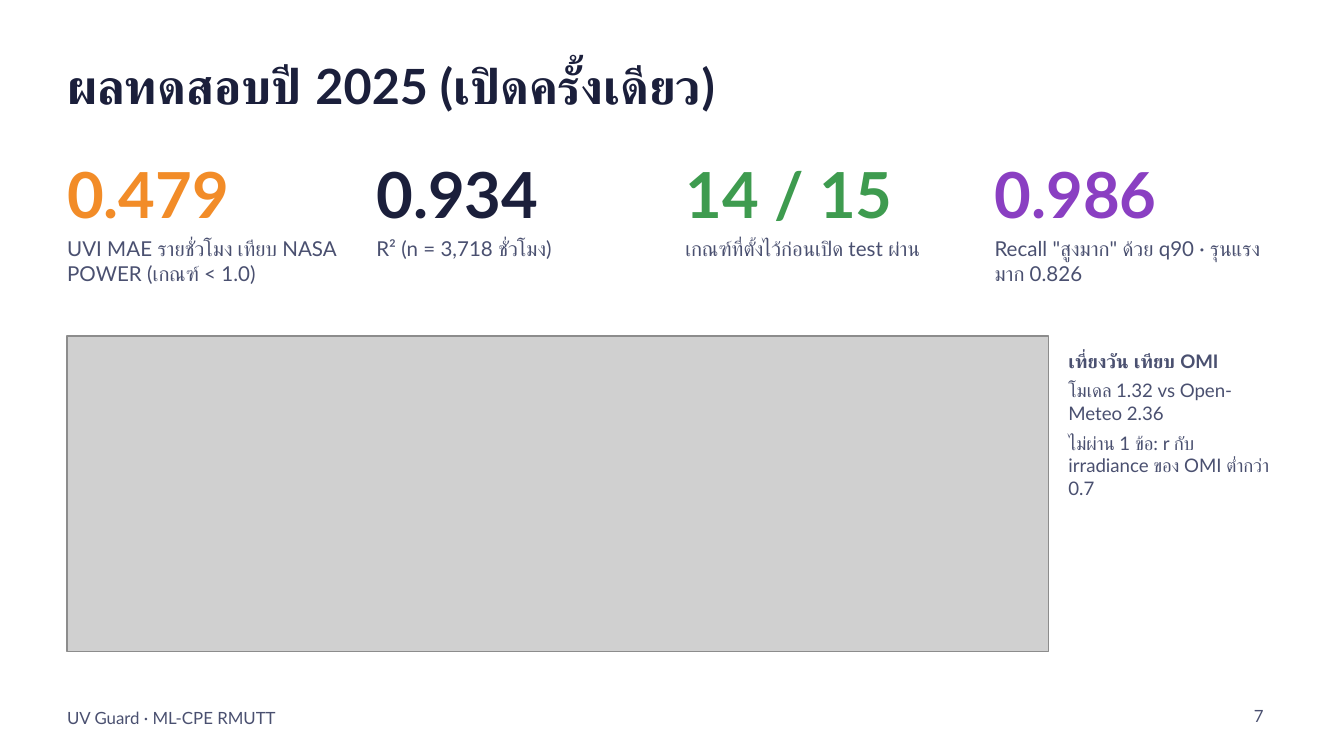
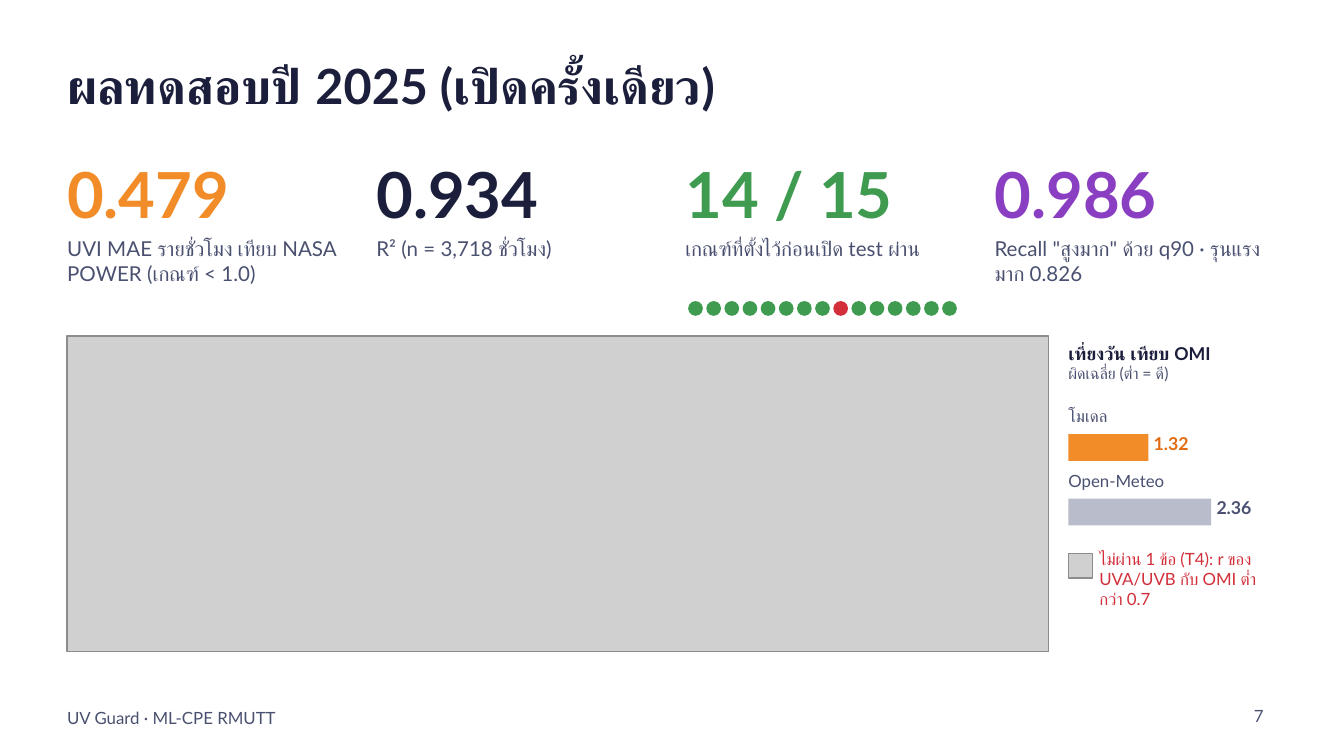
Before and after one commit to Folktom04/ML-CPE, a slide deck: slide 7 of Final-Project/docs/uv_guard_presentation.pptx. Drawn at 1344x756 pixels with LibreOffice and Linux fonts; fonts in the diff are those of the drawing; grey boxes stand for pictures. Boxes give left, top, right and bottom in pixels: in the first picture for what was removed or moved away, otherwise in the second. Text is boxed around its words. In the diff, an @@ line names an element or a change of style, - is before the commit and + after.

```diff
--- a/Final-Project/docs/uv_guard_presentation.pptx
+++ b/Final-Project/docs/uv_guard_presentation.pptx
@@ ellipse added at (x1=688, y1=301, x2=703, y2=316), fill #3E9B4F @@
@@ ellipse added at (x1=706, y1=301, x2=720, y2=316), fill #3E9B4F @@
@@ ellipse added at (x1=724, y1=301, x2=739, y2=316), fill #3E9B4F @@
@@ ellipse added at (x1=743, y1=301, x2=758, y2=316), fill #3E9B4F @@
@@ ellipse added at (x1=761, y1=301, x2=775, y2=316), fill #3E9B4F @@
@@ ellipse added at (x1=778, y1=301, x2=793, y2=316), fill #3E9B4F @@
@@ ellipse added at (x1=797, y1=301, x2=812, y2=316), fill #3E9B4F @@
@@ ellipse added at (x1=816, y1=301, x2=831, y2=316), fill #3E9B4F @@
@@ ellipse added at (x1=833, y1=301, x2=848, y2=316), fill #D22F3A @@
@@ ellipse added at (x1=851, y1=301, x2=866, y2=316), fill #3E9B4F @@
@@ ellipse added at (x1=870, y1=301, x2=884, y2=316), fill #3E9B4F @@
@@ ellipse added at (x1=888, y1=301, x2=903, y2=316), fill #3E9B4F @@
@@ ellipse added at (x1=906, y1=301, x2=921, y2=316), fill #3E9B4F @@
@@ ellipse added at (x1=925, y1=301, x2=939, y2=316), fill #3E9B4F @@
@@ ellipse added at (x1=942, y1=301, x2=957, y2=316), fill #3E9B4F @@
@@ text added at (x1=1068, y1=346, x2=1210, y2=381), 9.5 pt, text #1B1F3B, bold @@
+เที่ยงวัน เทียบ OMI
+ผิดเฉลี่ย (ต่ำ = ดี)
@@ text added at (x1=1068, y1=410, x2=1107, y2=422), 9 pt, text #4A5070 @@
+โมเดล
@@ rectangle added at (x1=1068, y1=434, x2=1148, y2=461), fill #F28C28 @@
@@ text added at (x1=1154, y1=437, x2=1189, y2=450), 9.5 pt, text #E36B12, bold @@
+1.32
@@ text added at (x1=1068, y1=475, x2=1164, y2=490), 9 pt, text #4A5070 @@
+Open-Meteo
@@ rectangle added at (x1=1068, y1=499, x2=1211, y2=526), fill #B8BCCB @@
@@ text added at (x1=1217, y1=501, x2=1252, y2=514), 9.5 pt, text #4A5070, bold @@
+2.36
@@ picture added at (x1=1068, y1=554, x2=1093, y2=578) @@
@@ text at (x1=1099, y1=552, x2=1257, y2=605): text changed; size 10 to 9 pt; text colour #4A5070 to #D22F3A @@
-เที่ยงวัน เทียบ OMI
-โมเดล 1.32 vs Open-Meteo 2.36
-ไม่ผ่าน 1 ข้อ: r กับ irradiance ของ OMI ต่ำกว่า 0.7
+ไม่ผ่าน 1 ข้อ (T4): r ของ UVA/UVB กับ OMI ต่ำกว่า 0.7
```
Also in this commit, not shown: 14 other slides changed, 1 slide added, 6 other files.
